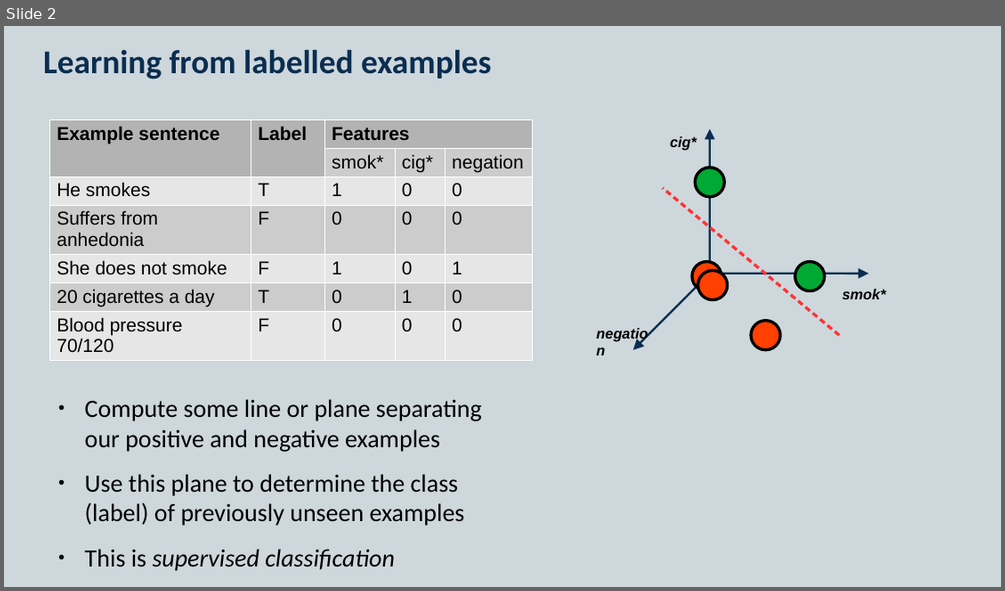
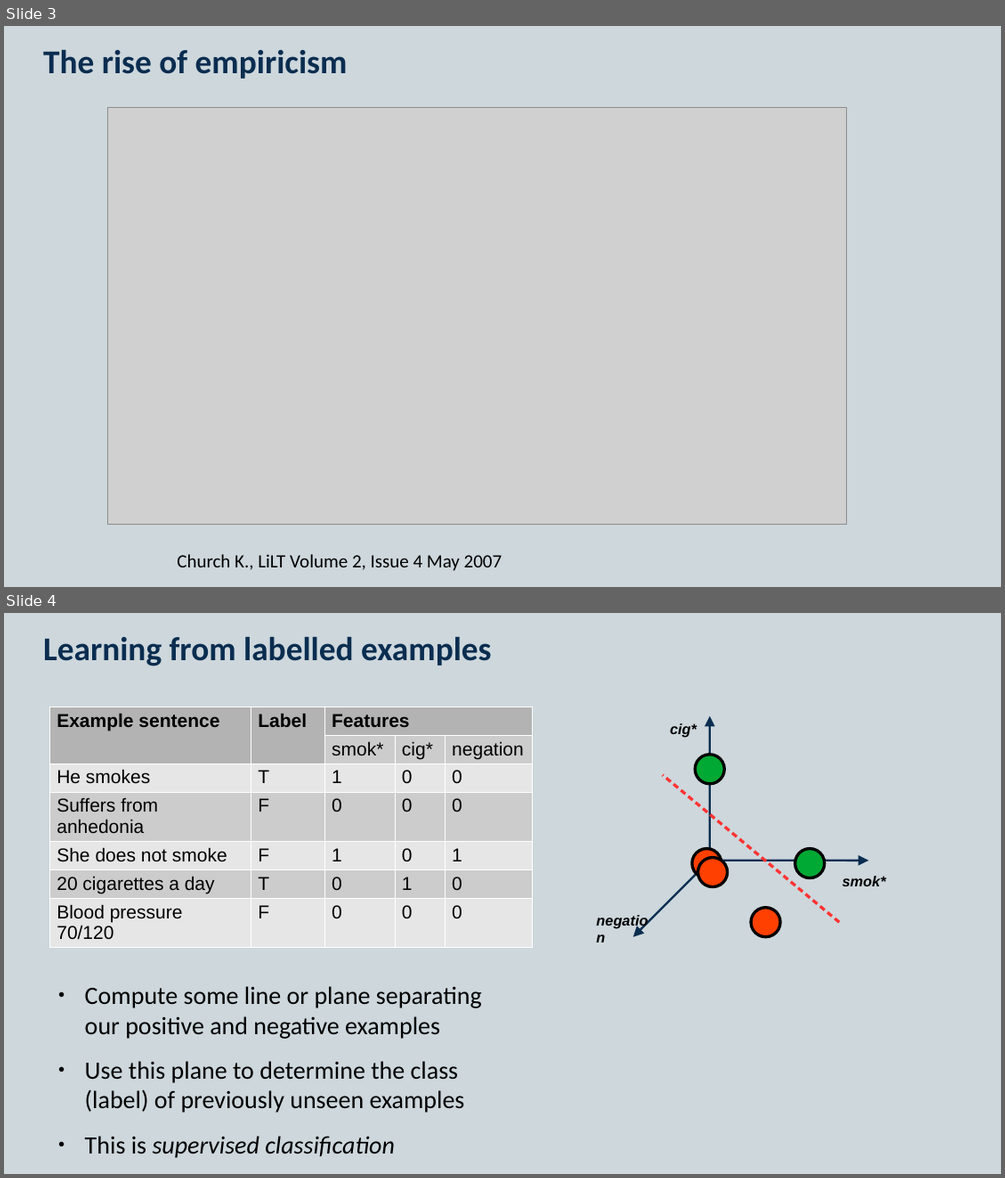
Before and after one commit to KCL-Health-NLP/nlp-half-day-workshop, a slide deck: presentations/classification.pptx. Shown one above the other, each under a label of ours: slide 2 before the commit, slides 3 and 4 after it. The pictures are 1005x591 and 1005x1178 pixels, drawn with LibreOffice and Linux fonts; fonts in the diff are those of the drawing; grey boxes stand for pictures. Boxes give left, top, right and bottom in pixels: in the first picture for what was removed or moved away, otherwise in the second. Text is boxed around its words. In the diff, an @@ line names an element or a change of style, - is before the commit and + after.

```diff
--- a/presentations/classification.pptx
+++ b/presentations/classification.pptx
@@ slide 3 added at bbox=[4, 26, 1001, 587], background #CDD7DC; not listed: 2 template elements that a slide beside it also shows @@
@@ title added at bbox=[43, 50, 348, 79], 32 pt, text #0A2D50, bold @@
+The rise of empiricism
@@ picture added at bbox=[108, 108, 847, 524] @@
@@ text added at bbox=[177, 554, 502, 571], 18 pt, text #000000 @@
+Church K., LiLT Volume 2, Issue 4 May 2007
@@ what was slide 2 is now slide 4 @@
```
Also in this commit, not shown: 1 slide changed, 7 other slides added, 3 other files.
